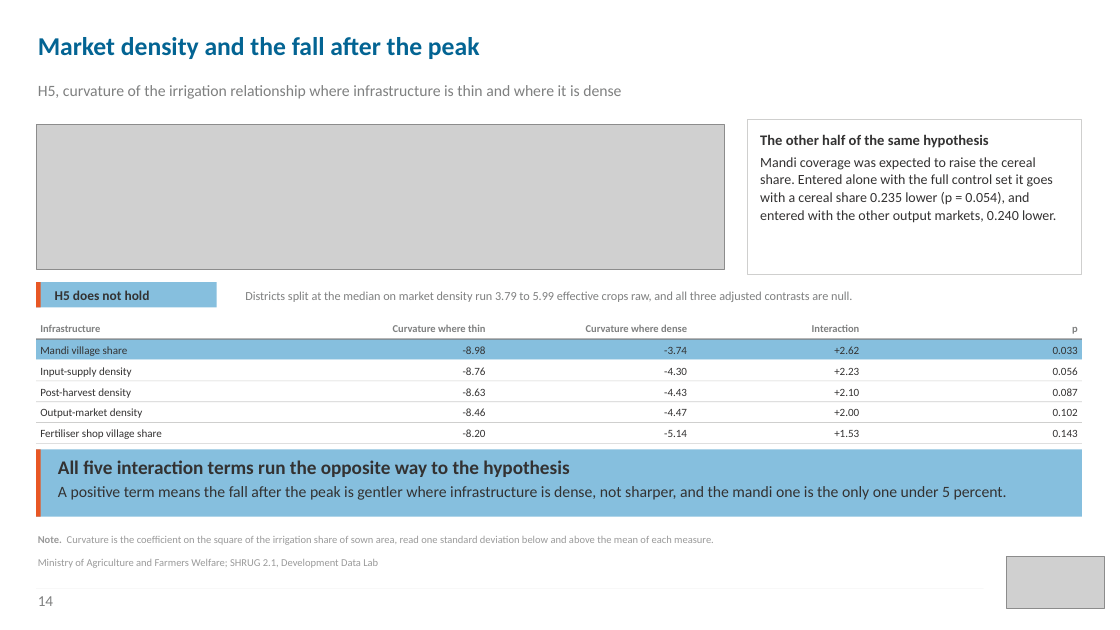
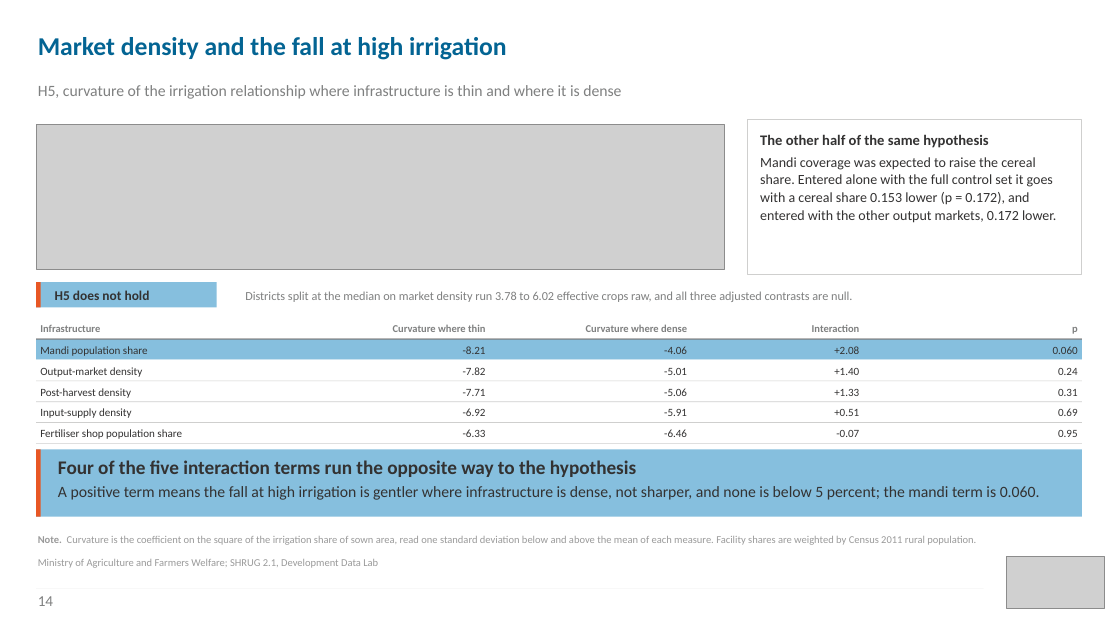
Before and after one commit to Mridlll/crop-diversity, a slide deck: slide 14 of deck/crop_diversity.pptx. Drawn at 1120x630 pixels with LibreOffice and Linux fonts; fonts in the diff are those of the drawing; grey boxes stand for pictures. Boxes give left, top, right and bottom in pixels: in the first picture for what was removed or moved away, otherwise in the second. Text is boxed around its words. In the diff, an @@ line names an element or a change of style, - is before the commit and + after.

```diff
--- a/deck/crop_diversity.pptx
+++ b/deck/crop_diversity.pptx
@@ text at (38,37,506,60): text changed @@
-Market density and the fall after the peak
+Market density and the fall at high irrigation
@@ text in rectangle at (760,157,1056,223): text changed @@
-Mandi coverage was expected to raise the cereal share. Entered alone with the full control set it goes with a cereal share 0.235 lower (p = 0.054), and entered with the other output markets, 0.240 lower.
+Mandi coverage was expected to raise the cereal share. Entered alone with the full control set it goes with a cereal share 0.153 lower (p = 0.172), and entered with the other output markets, 0.172 lower.
@@ text at (245,291,852,302): text changed @@
-Districts split at the median on market density run 3.79 to 5.99 effective crops raw, and all three adjusted contrasts are null.
+Districts split at the median on market density run 3.78 to 6.02 effective crops raw, and all three adjusted contrasts are null.
@@ text at (40,346,148,356): text changed @@
-Mandi village share
+Mandi population share
@@ text at (463,346,486,354): text changed @@
--8.98
+-8.21
@@ text at (664,346,687,354): text changed @@
--3.74
+-4.06
@@ text at (834,346,859,354): text changed @@
-+2.62
++2.08
@@ text at (1053,346,1078,354): text changed @@
-0.033
+0.060
@@ text "Output-market density": place and size @@
-text "Output-market density" at (40,408,143,418)
+text "Output-market density" at (40,367,143,377)
@@ text at (463,367,486,375): text changed @@
--8.76
+-7.82
@@ text at (463,389,486,396): text changed @@
--8.63
+-7.71
@@ text at (664,368,687,375): text changed @@
--4.30
+-5.01
@@ text at (664,388,687,396): text changed @@
--4.43
+-5.06
@@ text at (834,368,859,375): text changed @@
-+2.23
++1.40
@@ text at (834,389,859,396): text changed @@
-+2.10
++1.33
@@ text at (1058,368,1078,375): text changed @@
-0.056
+0.24
@@ text at (1058,389,1078,396): text changed @@
-0.087
+0.31
@@ text "Input-supply density": place and size @@
-text "Input-supply density" at (40,367,132,377)
+text "Input-supply density" at (40,408,132,418)
@@ text at (463,408,486,416): text changed @@
--8.46
+-6.92
@@ text at (664,409,687,416): text changed @@
--4.47
+-5.91
@@ text at (834,409,859,416): text changed @@
-+2.00
++0.51
@@ text at (1058,408,1078,416): text changed @@
-0.102
+0.69
@@ text at (40,429,182,439): text changed @@
-Fertiliser shop village share
+Fertiliser shop population share
@@ text at (463,429,486,437): text changed @@
--8.20
+-6.33
@@ text at (664,429,687,437): text changed @@
--5.14
+-6.46
@@ text at (836,430,859,437): text changed @@
-+1.53
+-0.07
@@ text at (1058,430,1078,437): text changed @@
-0.143
+0.95
@@ text at (58,460,1040,500): text changed @@
-All five interaction terms run the opposite way to the hypothesis
-A positive term means the fall after the peak is gentler where infrastructure is dense, not sharper, and the mandi one is the only one under 5 percent.
+Four of the five interaction terms run the opposite way to the hypothesis
+A positive term means the fall at high irrigation is gentler where infrastructure is dense, not sharper, and none is below 5 percent; the mandi term is 0.060.
@@ text at (38,536,976,545): text changed @@
-Note. Curvature is the coefficient on the square of the irrigation share of sown area, read one standard deviation below and above the mean of each measure.
+Note. Curvature is the coefficient on the square of the irrigation share of sown area, read one standard deviation below and above the mean of each measure. Facility shares are weighted by Census 2011 rural population.
```
Also in this commit, not shown: 11 other slides changed, 2 slides added, 2 slides removed, 53 other files.
